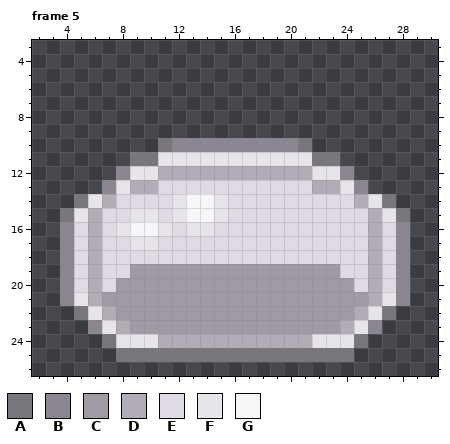
Two versions of one pixel-art file, Assets/Entities/Enemy/JellySlime/JellySlimeAll.ase. Above: the version before the commit.
32x32 pixels, 11 frames. Shown: frame 5: x 2..30, y 3..26. The commit also changed other frames, which this record leaves out.
Palette (. is transparent): A #7a767d  B #8b868f  C #9f9aa3  D #b1acb5  E #e0dae5  F #e7e4ea  G #f8f6f9
Pixels before, frame 5, first column x 4:
10 .......ABBBBBBBBBA.......
11 .....AAFFFFFFFFFFFAA.....
12 ....BFFDDDDDDDDDDDFFB....
13 ...BFDDEEEEEEEEEEEDDFB...
14 .AFDEEEEFGGFEEEEEEEEEDFA.
15 AFDEEFFEFGGFEEEEEEEEEEDFA
16 BEDEFGGFEFFEEEEEEEEEEEDEB
17 BEDEEFFEEEEEEEEEEEEEEEDEB
18 BEDEEEEEEEEEEEEEEEEEEEDEB
19 BEDEECCCCCCCCCCCCCCCEEDEB
20 BEDECCCCCCCCCCCCCCCCCEDEB
21 BFDCCCCCCCCCCCCCCCCCCCDFB
22 .AFDCCCCCCCCCCCCCCCCCDFA.
23 ..BFDCCCCCCCCCCCCCCCDFB..
24 ...AFFFDDDDDDDDDDDFFFA...
25 ....AAAAAAAAAAAAAAAAA....
The result:
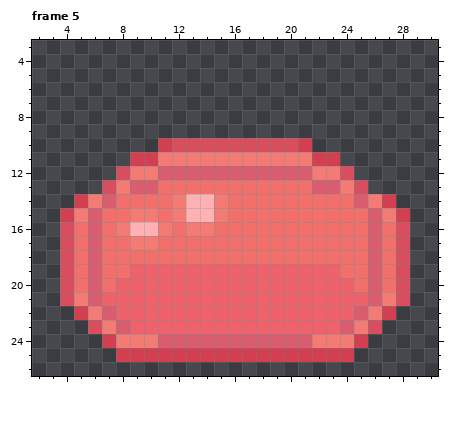
Change:
layer "Spicy/Grain Copy" added
layer "Sprite Sheet" removed
Colour A changes from #7a767d to #d13f50.
Colour B changes from #8b868f to #d94e5e.
Colour C changes from #9f9aa3 to #ef626b.
Colour D changes from #b1acb5 to #d95d6e.
Colour E changes from #e0dae5 to #f36f6c.
Colour F changes from #e7e4ea to #f37b74.
Colour G changes from #f8f6f9 to #ffb1b4.
